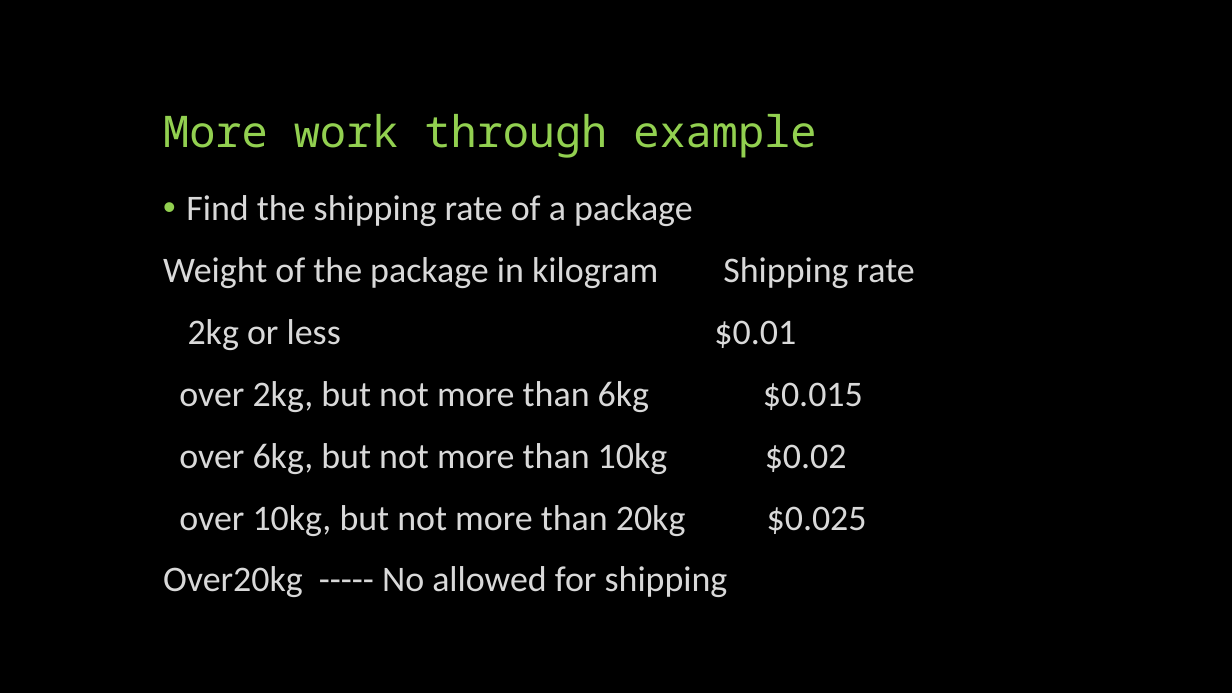
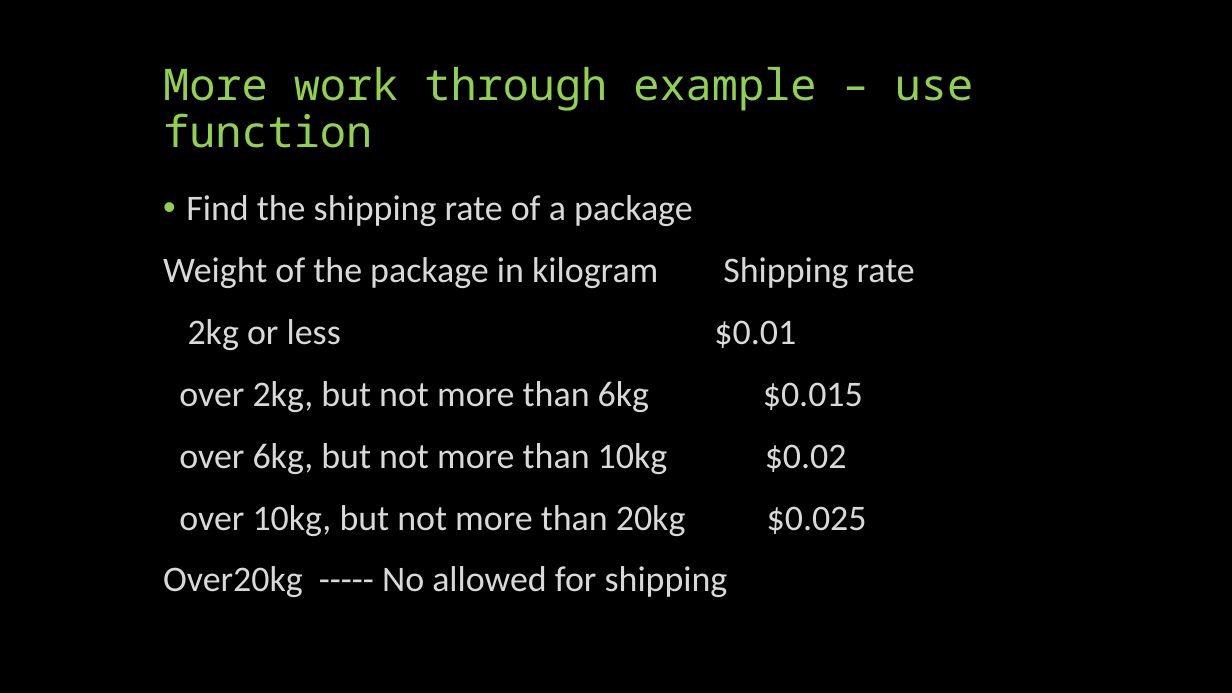
Before and after one commit to yilianz/CSCI125, a slide deck: slide 11 of LectureNotes/PythonControlStructure.pptx (slide 9 before the commit). Drawn at 1232x693 pixels with LibreOffice and Linux fonts; fonts in the diff are those of the drawing. Boxes give left, top, right and bottom in pixels: in the first picture for what was removed or moved away, otherwise in the second. Text is boxed around its words. In the diff, an @@ line names an element or a change of style, - is before the commit and + after.

```diff
--- a/LectureNotes/PythonControlStructure.pptx
+++ b/LectureNotes/PythonControlStructure.pptx
@@ title at box(163, 67, 973, 148): text changed @@
-More work through example
+More work through example – use function
```
Also in this commit, not shown: 4 other slides changed, 10 slides added, 2 other files.
